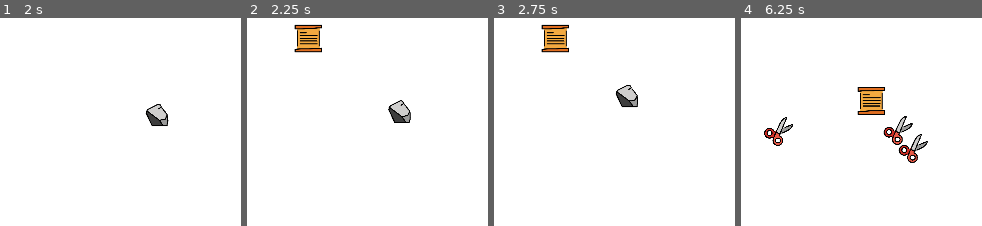
Above: before the commit, frames 1-4 (left to right).
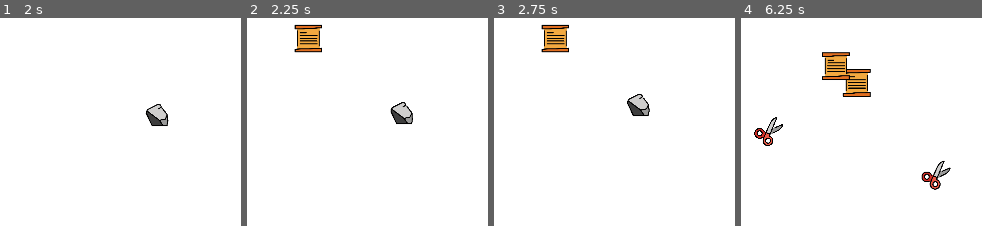
Above: after the commit, the same moments.

Repository: EthanDenny/RockPaperScissors
Game: Godot game, scene res://Main.tscn
Same seed, same stepped clock (60 frames per second), same inputs: the game is played once before the commit and once after it.
Inputs (mouse positions are in pixels of both pictures, inside the frame that each line leads up to):
- Up to frame 1 (2 s): tap Enter at 0.5 s; move the mouse to (156, 115) at 0.52 s; click (156, 115) at 0.6 s; tap Space at 1.25 s; move the mouse to (outside the picture) at 1.27 s; right-click (outside the picture) at 1.35 s
- Up to frame 2 (2.25 s): tap Enter at 2 s; move the mouse to (307, 38) at 2.02 s; click (307, 38) at 2.1 s
- Up to frame 3 (2.75 s): no input
- Up to frame 4 (6.25 s): move the mouse to (outside the picture) at 2.77 s; right-click (outside the picture) at 2.85 s; move the mouse to (962, 205) at 3.52 s; click (962, 205) at 3.6 s; move the mouse to (outside the picture) at 4.27 s; right-click (outside the picture) at 4.35 s; move the mouse to (762, 136) at 5.02 s; click (762, 136) at 5.1 s; move the mouse to (outside the picture) at 5.77 s; right-click (outside the picture) at 5.85 s

Frame 1 is identical in both runs. In frame 2, 0.5% of the frame differs, in the area x 58-69%, y 39-51%; in frame 3, 1.3%; in frame 4, 6.9%, in the area x 5-88%, y 16-83%.

Commit message:
Updated movement to use physics

Diff:
--- a/Main.gd
+++ b/Main.gd
@@ -1,7 +1,7 @@
 extends Node2D
 
 
-export var movement_speed = 1
+export var movement_speed = 64
 
 var hands = [
 	"res://Scenes/Paper.tscn",
--- a/Main.tscn
+++ b/Main.tscn
@@ -4,4 +4,3 @@
 
 [node name="Main" type="Node2D"]
 script = ExtResource( 1 )
-movement_speed = 2
--- a/Scenes/Hand.tscn
+++ b/Scenes/Hand.tscn
@@ -2,15 +2,13 @@
 
 [ext_resource path="res://Scripts/Hand.gd" type="Script" id=1]
 
-[sub_resource type="CircleShape2D" id=1]
+[sub_resource type="CircleShape2D" id=2]
 radius = 32.0
 
-[node name="Hand" type="Node2D"]
+[node name="Hand" type="KinematicBody2D"]
 script = ExtResource( 1 )
 
 [node name="Sprite" type="Sprite" parent="."]
 
-[node name="Area2D" type="Area2D" parent="."]
-
-[node name="CollisionShape2D" type="CollisionShape2D" parent="Area2D"]
-shape = SubResource( 1 )
+[node name="CollisionShape2D" type="CollisionShape2D" parent="."]
+shape = SubResource( 2 )
--- a/Scripts/Hand.gd
+++ b/Scripts/Hand.gd
@@ -1,4 +1,4 @@
-extends Node2D
+extends KinematicBody2D
 
 
 export(int) var type_id
@@ -10,19 +10,16 @@
 
 
 func _physics_process(delta):
-	if target == null:
-		find_target()
-
-	if target != null and target.type_id == type_id:
+	if target == null or target.type_id == type_id:
 		find_target()
 
 	if target != null:
 		var velocity = position.direction_to(target.position) * speed
-		position += velocity
+		var collision = move_and_collide(velocity * delta)
+		if collision:
+			velocity = velocity.slide(collision.normal)
 
-	if speed > 0:
-		for body in $Area2D.get_overlapping_areas():
-			var hand = body.get_parent()
+			var hand = collision.collider
 			if hand.type_id != type_id:
 				if hand.type_id in prey_ids:
 					eat(hand)
